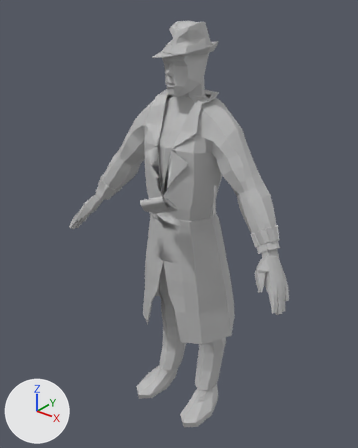
One commit to the FBX model unity/Basic/Assets/Models/detective.fbx: the scene before it, then after it.
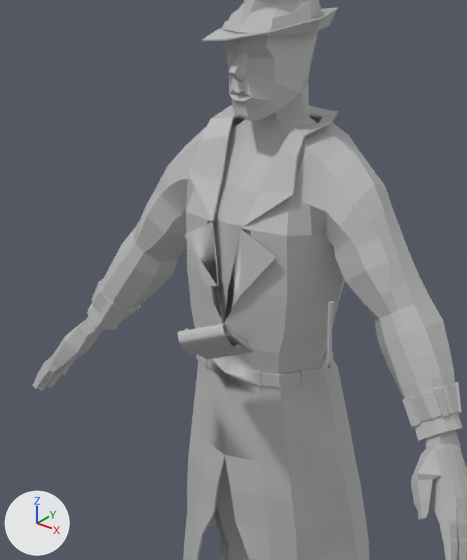
Each version is shown whole from a 50 mm camera at (1.42, -1.84, 2.26) aimed at (-0.02, -0.05, 1.15), then close up on the part from 15% to 79% of the width and 8% to 70% of the height. Lighting does not change. The marker at lower left points along +X, +Y and +Z. Where no turn or scale is listed for an object, it has been applied to the vertices. Vertices at the same position are counted once.

Before the edit, the objects in view are built like this:
```python
ob_body3 = bpy.data.objects.new('Body3', me_mesh_001)
ob_body3.location = (0.0, 0.0, 1.048)
ob_hat = bpy.data.objects.new('Hat', me_mesh)
ob_hat.location = (0.0, 0.0, 1.048)
ob_jacket2 = bpy.data.objects.new('Jacket2', me_mesh_005)
ob_jacket2.location = (0.0, 0.0, 1.048)
ob_pasted__chest_ctrl = bpy.data.objects.new('pasted__Chest_CTRL', None)
ob_pasted__chest_ctrl.parent = ob_pasted__hip_ctrl
ob_pasted__chest_ctrl.location = (0.0, 56.63, -5.279)
ob_pasted__chest_ctrl.rotation_euler = (-0.00137, 0.22, -0.00525)  # degrees (-0.1, 13, -0.3)
ob_pasted__chest_ctrl.scale = (76.9, 76.9, 45.5)
ob_pasted__master_ctrl = bpy.data.objects.new('pasted__Master_CTRL', None)
ob_pasted__master_ctrl.parent = ob_group
ob_pasted__master_ctrl.location = (0.0, -104.1, 0.0)
ob_pasted__master_ctrl.scale = (96.8, 96.8, 96.8)
ob_shirt2 = bpy.data.objects.new('Shirt2', me_mesh_004)
ob_shirt2.location = (0.0, 104.818, 0.0)
ob_tie2 = bpy.data.objects.new('Tie2', me_mesh_003)
ob_tie2.location = (0.0, 104.818, 0.0)
# also in view: 'Trousers2' at (0.0, -0.01, 0.7); 'extrudedSurface6' at (0.08, -0.32, 1.37)
```
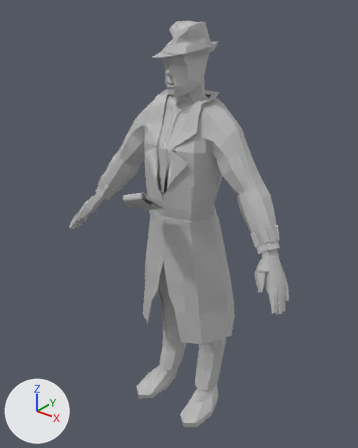
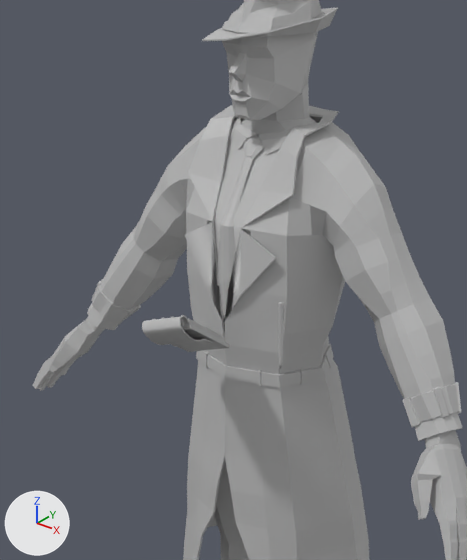
ob_pasted__master_ctrl is not drawn itself; it is the parent of ob_pasted__hip_ctrl, ob_pasted__r_foot_ctrl, ob_pasted__spine_curve, ob_pasted__ik_spine, ob_pasted__ik_r_leg, ob_pasted__l_foot_ctrl, ob_pasted__ik_l_leg, ob_pasted__ik_r_hand.
ob_pasted__chest_ctrl is not drawn itself; it is the parent of ob_pasted__l_wrist_ctrl, ob_pasted__head_ctrl, ob_pasted__r_wrist_ctrl1.

The change, as a diff of the scene's bpy script:
```diff
--- a/unity/Basic/Assets/Models/detective.fbx.py
+++ b/unity/Basic/Assets/Models/detective.fbx.py
@@ me_mesh_001 @@
 # used by ob_body3; location = (0.0, 0.0, 1.048)
-me_mesh_001.from_pydata(...)  # 772 vertices, 1540 faces; spans x -0.67..0.67, y -0.25..0.15, z -1.03..1.02
+me_mesh_001.from_pydata(...)  # 521 vertices, 992 faces; spans x -0.67..0.67, y -0.25..0.15, z -1.03..1.02
+# me_mesh_001 part 3
+# 251 vertices are removed from x -0.4..0.4, y -0.18..0.15, z -0.56..0.68
+# 548 faces are deleted
 me_mesh_001.materials.append(mat_lambert4)
@@ me_mesh_005 @@
 # used by ob_jacket2; location = (0.0, 0.0, 1.048)
-me_mesh_005.from_pydata(...)  # 1430 vertices, 2911 faces; spans x -0.569..0.569, y -0.205..0.239, z -0.498..0.765
+me_mesh_005.from_pydata(...)  # 1369 vertices, 2722 faces; spans x -0.569..0.569, y -0.205..0.239, z -0.498..0.765
+# me_mesh_005 part 1: 69 vertices removed from x 0.166..0.426, y -0.104..0.099, z 0.345..0.713; 24 vertices added at x 0.275..0.45, y -0.097..0.053, z 0.314..0.474
+# me_mesh_005 part 2: 40 vertices removed from x -0.394..-0.214, y -0.099..0.081, z 0.379..0.641; 24 vertices added at x -0.446..-0.272, y -0.098..0.053, z 0.319..0.476
 me_mesh_005.materials.append(mat_lambert5)
@@ ob_pasted__master_ctrl @@
 ob_pasted__master_ctrl = bpy.data.objects.new('pasted__Master_CTRL', None)
-ob_pasted__master_ctrl.parent = ob_group
-ob_pasted__master_ctrl.location = (0.0, -104.1, 0.0)
+ob_pasted__master_ctrl.parent = ob_rig_and_controlers
+ob_pasted__master_ctrl.location = (-0.000557, -113.6, -16.07)
 ob_pasted__master_ctrl.scale = (96.8, 96.8, 96.8)
@@ ob_shirt2 @@
 ob_shirt2 = bpy.data.objects.new('Shirt2', me_mesh_004)
-ob_shirt2.location = (0.0, 104.818, 0.0)
-ob_shirt2.hide_viewport = True
+ob_shirt2.location = (0.0, 0.0, 1.048)
+ob_shirt2.rotation_euler = (1.571, 0.0, 0.0)  # degrees (90, 0, 0)
+ob_shirt2.scale = (0.01, 0.01, 0.01)
@@ ob_tie2 @@
 ob_tie2 = bpy.data.objects.new('Tie2', me_mesh_003)
-ob_tie2.location = (0.0, 104.818, 0.0)
-ob_tie2.hide_viewport = True
+ob_tie2.location = (0.0, 0.0, 1.048)
+ob_tie2.rotation_euler = (1.571, 0.0, 0.0)  # degrees (90, 0, 0)
+ob_tie2.scale = (0.01, 0.01, 0.01)
@@ ob_pasted__chest_ctrl @@
 ob_pasted__chest_ctrl.location = (0.0, 56.63, -5.279)
-ob_pasted__chest_ctrl.rotation_euler = (-0.00137, 0.22, -0.00525)  # degrees (-0.1, 13, -0.3)
 ob_pasted__chest_ctrl.scale = (76.9, 76.9, 45.5)
@@ ob_rig_and_controlers @@
+ob_rig_and_controlers = bpy.data.objects.new('Rig_And_Controlers', None)
+ob_rig_and_controlers.location = (0.0, -0.161, 1.136)
+ob_rig_and_controlers.rotation_euler = (1.571, 0.0, 0.0)  # degrees (90, 0, 0)
+ob_rig_and_controlers.scale = (0.01, 0.01, 0.01)
```

Location of each change, [x1, y1, x2, y2] in pixels of the close-ups (467 x 560 px; the box of a moved part takes in the faces that stretch with it):
'Shirt2', shown
    after: [214, 118, 292, 332]
'extrudedSurface6', moved, turned
    before: [178, 322, 254, 359]
    after: [142, 315, 230, 352]
'Tie2', shown
    after: [217, 137, 264, 322]
'pCylinder1', moved, turned
    before: [327, 302, 335, 368]
    after: [278, 302, 285, 369]
part 1 of me_mesh_005, cut back
    after: [345, 255, 443, 346]
part 2 of me_mesh_005, moved or reshaped (not visible before)
    after: [122, 205, 187, 279]
part 3 of me_mesh_001, deleted
    before: [214, 139, 280, 324]
